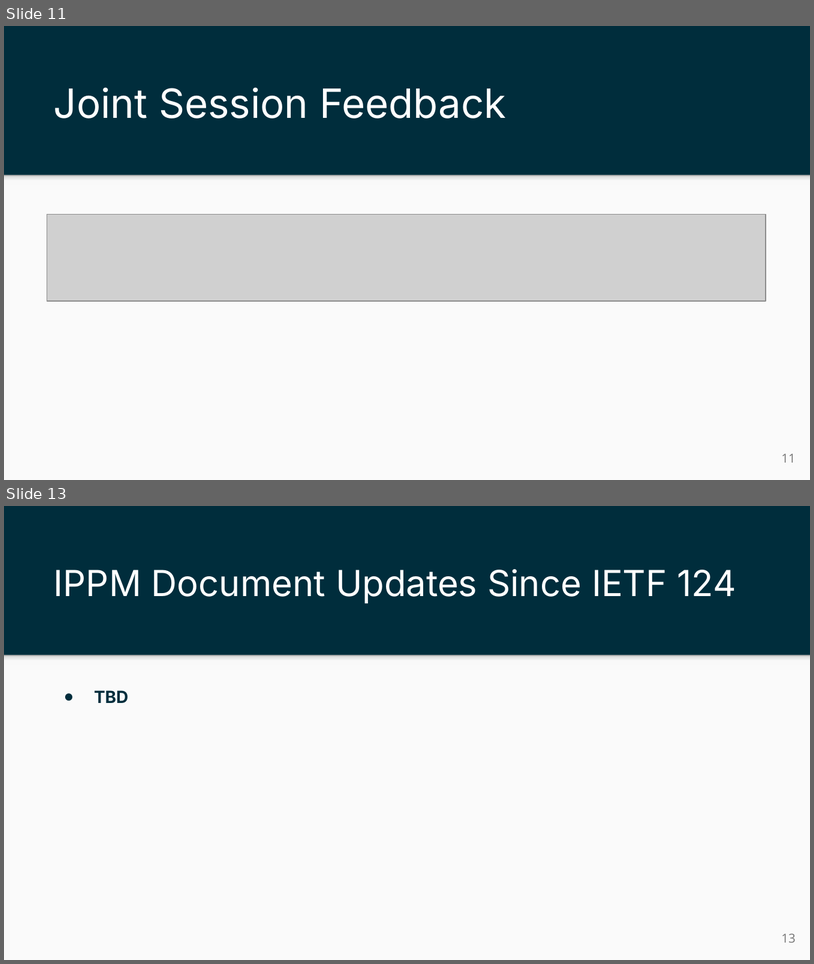
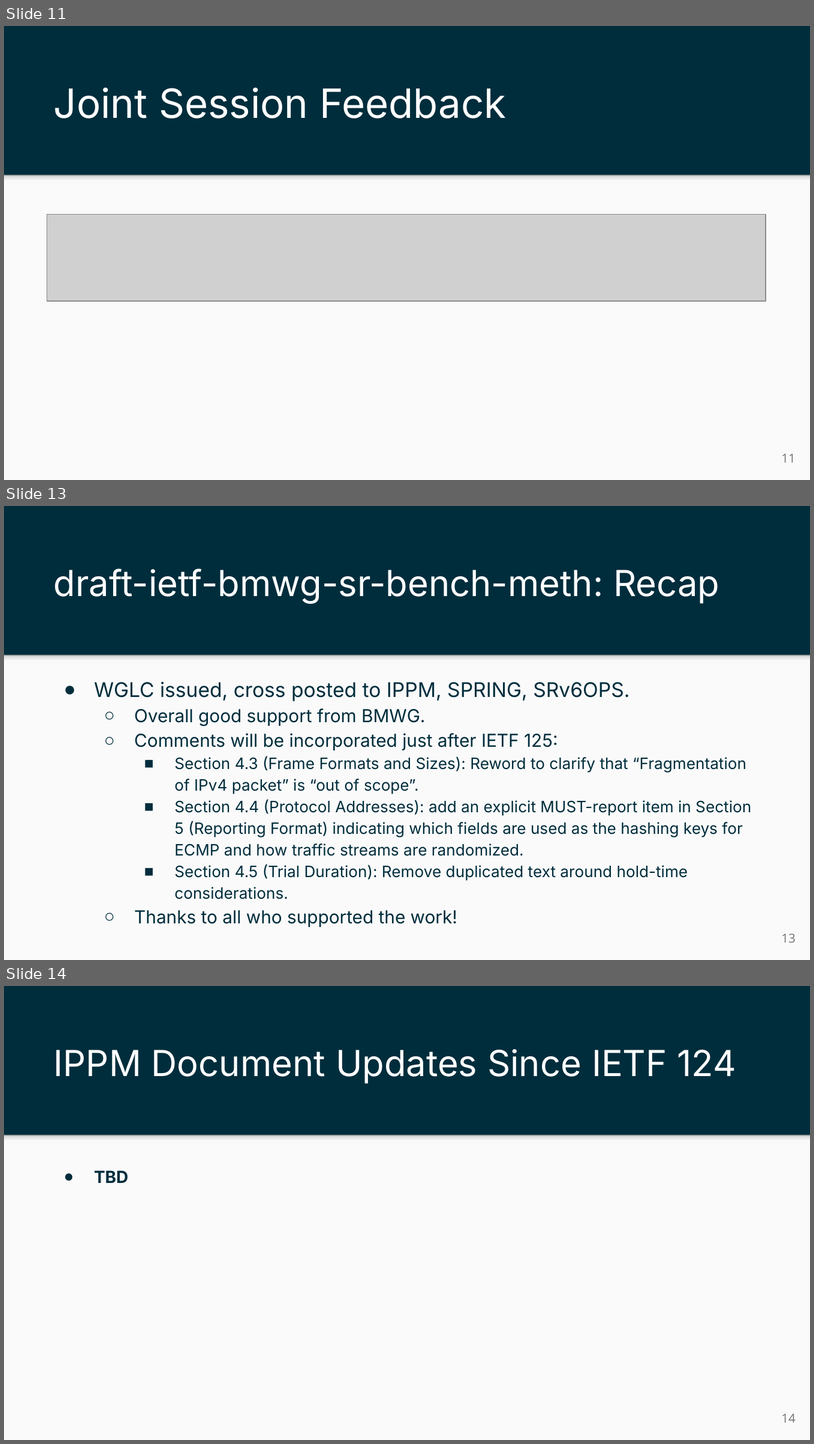
Before and after one commit to ietf-ippm/meeting-materials, a slide deck: ietf125-Shenzhen/slides/chair-slides-bmwg-ippm.pptx. Shown one above the other, each under a label of ours: slides 11 and 13 before the commit, slides 11, 13 and 14 after it; the slides between them are not shown. The pictures are 814x964 and 814x1444 pixels, drawn with LibreOffice and Linux fonts; fonts in the diff are those of the drawing; grey boxes stand for pictures. Boxes give left, top, right and bottom in pixels: in the first picture for what was removed or moved away, otherwise in the second. Text is boxed around its words. In the diff, an @@ line names an element or a change of style, - is before the commit and + after.

```diff
--- a/ietf125-Shenzhen/slides/chair-slides-bmwg-ippm.pptx
+++ b/ietf125-Shenzhen/slides/chair-slides-bmwg-ippm.pptx
@@ slide 13 added at (4,506,810,960), background #002D3C; not listed: 2 template elements that a slide beside it also shows @@
@@ title added at (54,568,720,604), 32 pt, text #FFFFFF @@
+draft-ietf-bmwg-sr-bench-meth: Recap
@@ text added at (94,681,752,927), 14 pt, text #002D3C @@
+● WGLC issued, cross posted to IPPM, SPRING, SRv6OPS.
+  ○ Overall good support from BMWG.
+  ○ Comments will be incorporated just after IETF 125:
+    ■ Section 4.3 (Frame Formats and Sizes): Reword to clarify that “Fragmentation of IPv4 packet” is “out of scope”.
+    ■ Section 4.4 (Protocol Addresses): add an explicit MUST-report item in Section 5 (Reporting Format) indicating which fields are used as the hashing keys for ECMP and how traffic streams are randomized.
+    ■ Section 4.5 (Trial Duration): Remove duplicated text around hold-time considerations.
+  ○ Thanks to all who supported the work!
@@ page number added at (782,933,795,942), 11 pt, text #737373 @@
+13
@@ what was slide 13 is now slide 14 @@
@@ page number at (782,1413,795,1422): text changed @@
-13
+14
```
Also in this commit, not shown: 1 slide changed, 1 other file.
